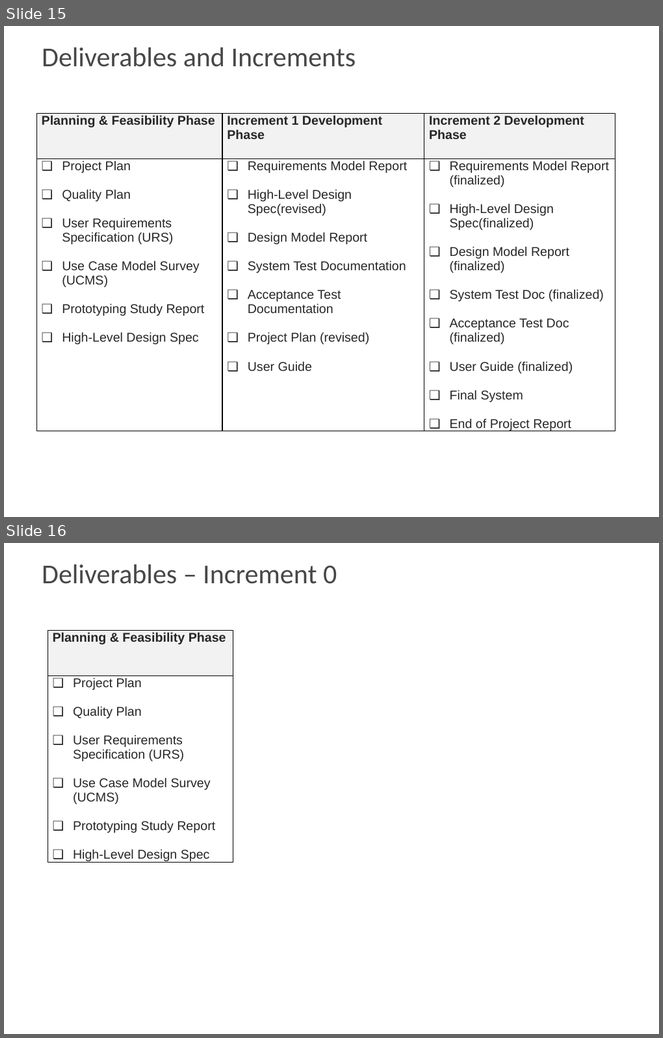
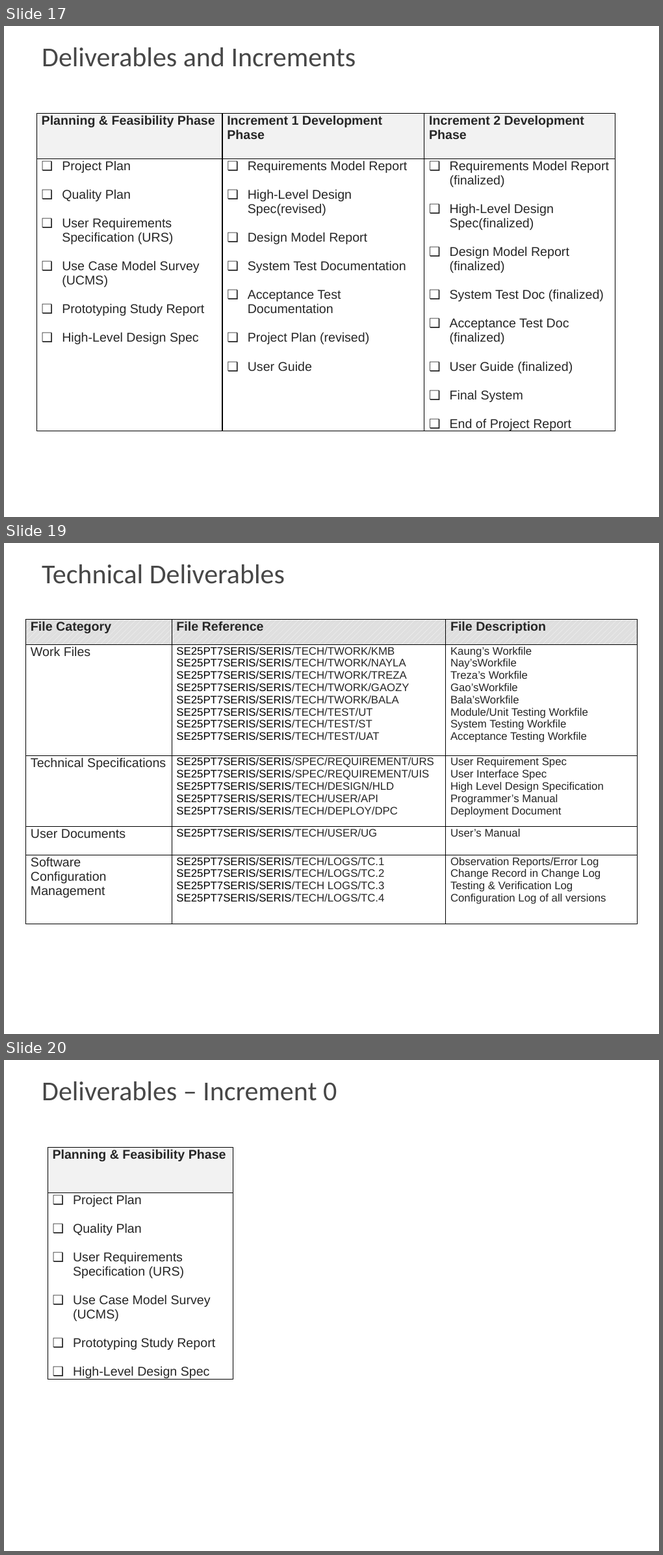
Before and after one commit to MrNayLA/SE25PT7SERIS, a slide deck: MGMT/REPORT/PPT/WORK IN PROGRESS/RAM Project Presentation - Iter0.pptx. Shown one above the other, each under a label of ours: slides 15 and 16 before the commit, slides 17, 19 and 20 after it; the slides between them are not shown. The pictures are 663x1038 and 663x1555 pixels, drawn with LibreOffice and Linux fonts; fonts in the diff are those of the drawing; background and template pictures are left out. Boxes give left, top, right and bottom in pixels: in the first picture for what was removed or moved away, otherwise in the second. Text is boxed around its words. In the diff, an @@ line names an element or a change of style, - is before the commit and + after.

Commit message:
Revised deck.,

```diff
--- a/MGMT/REPORT/PPT/WORK IN PROGRESS/RAM Project Presentation - Iter0.pptx
+++ b/MGMT/REPORT/PPT/WORK IN PROGRESS/RAM Project Presentation - Iter0.pptx
@@ slide 19 added at (x1=4, y1=543, x2=659, y2=1034), background picture (left out) @@
@@ title added at (x1=42, y1=564, x2=285, y2=584), 30 pt, text #474747 @@
+Technical Deliverables
@@ table added at (x1=25, y1=620, x2=637, y2=925), 5 rows, 3 columns @@
+File Category | File Reference | File Description
+Work Files | SE25PT7SERIS/SERIS/TECH/TWORK/KMB / SE25PT7SERIS/SERIS/TECH/TWORK/NAYLA / SE25PT7SERIS/SERIS/TECH/TWORK/TREZA / SE25PT7SERIS/SERIS/TECH/TWORK/GAOZY / SE25PT7SERIS/SERIS/TECH/TWORK/BALA / SE25PT7SERIS/SERIS/TECH/TEST/UT / SE25PT7SERIS/SERIS/TECH/TEST/ST / SE25PT7SERIS/SERIS/TECH/TEST/UAT | Kaung’s Workfile / Nay’sWorkfile / Treza’s Workfile / Gao’sWorkfile / Bala’sWorkfile / Module/Unit Testing Workfile / System Testing Workfile / Acceptance Testing Workfile
+Technical Specifications | SE25PT7SERIS/SERIS/SPEC/REQUIREMENT/URS / SE25PT7SERIS/SERIS/SPEC/REQUIREMENT/UIS / SE25PT7SERIS/SERIS/TECH/DESIGN/HLD / SE25PT7SERIS/SERIS/TECH/USER/API / SE25PT7SERIS/SERIS/TECH/DEPLOY/DPC | User Requirement Spec / User Interface Spec / High Level Design Specification / Programmer’s Manual / Deployment Document
+User Documents | SE25PT7SERIS/SERIS/TECH/USER/UG | User’s Manual
+Software / Configuration / Management | SE25PT7SERIS/SERIS/TECH/LOGS/TC.1 SE25PT7SERIS/SERIS/TECH/LOGS/TC.2 / SE25PT7SERIS/SERIS/TECH LOGS/TC.3 / SE25PT7SERIS/SERIS/TECH/LOGS/TC.4 | Observation Reports/Error Log / Change Record in Change Log / Testing & Verification Log / Configuration Log of all versions
@@ what was slide 15 is now slide 17 @@
@@ what was slide 16 is now slide 20 @@
```
Also in this commit, not shown: 9 slides changed, 11 other slides added.
